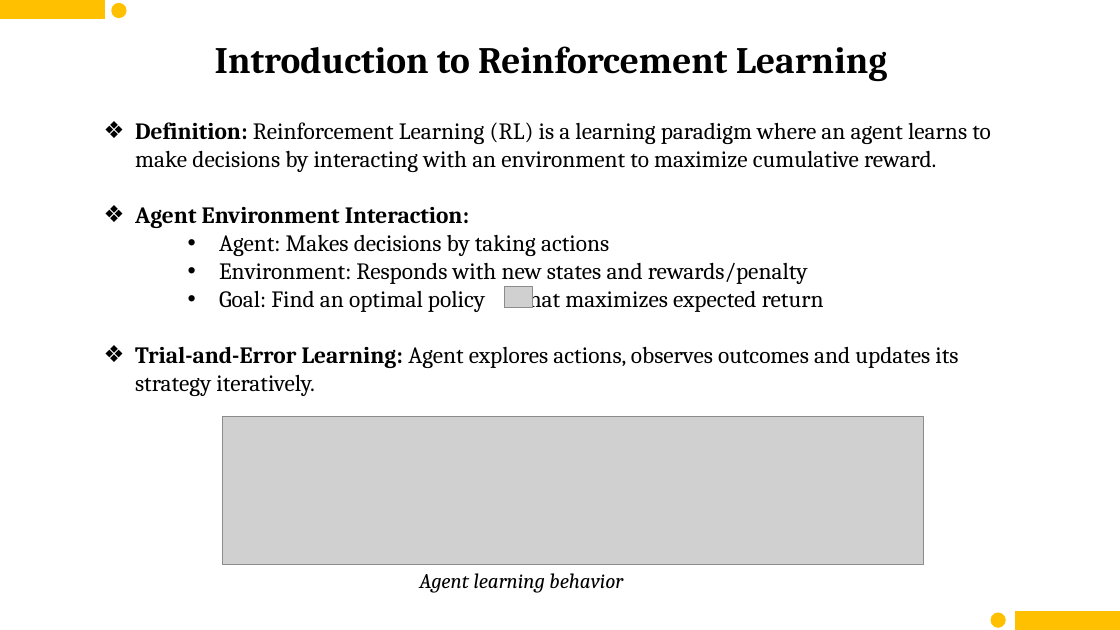
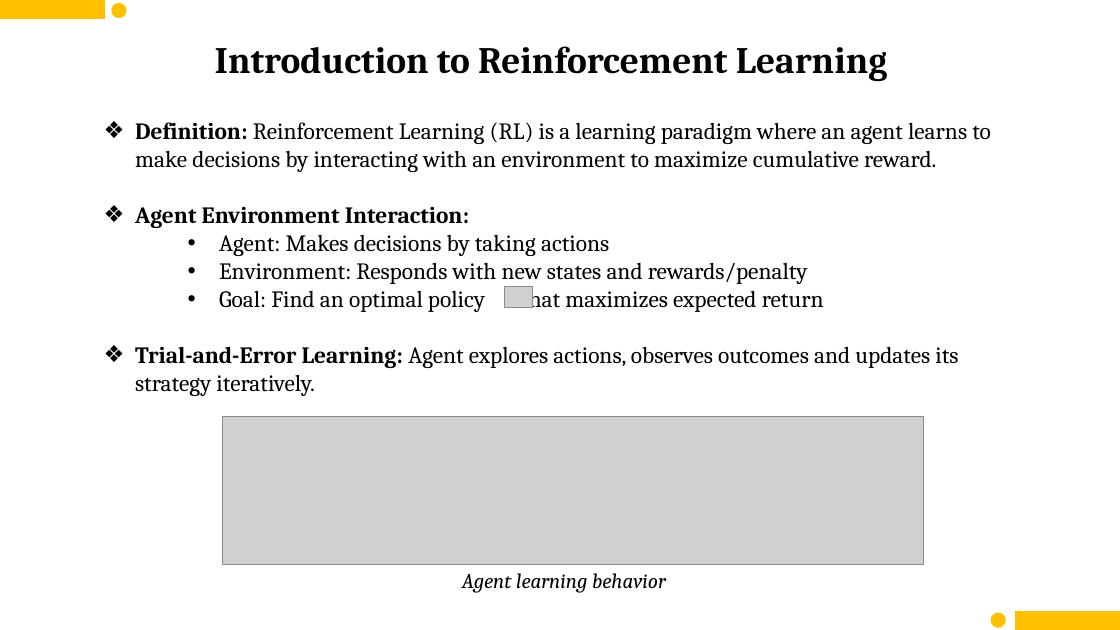
Before and after one commit to imshubhamcodex/ql--resources, a slide deck: slide 6 of mid_sem_RL.pptx. Drawn at 1120x630 pixels with LibreOffice and Linux fonts; fonts in the diff are those of the drawing; grey boxes stand for pictures. Boxes give left, top, right and bottom in pixels: in the first picture for what was removed or moved away, otherwise in the second. Text is boxed around its words. In the diff, an @@ line names an element or a change of style, - is before the commit and + after.

```diff
--- a/mid_sem_RL.pptx
+++ b/mid_sem_RL.pptx
@@ text "Agent learning behavior": place and size @@
-text "Agent learning behavior" at <box>419,573,623,593</box>
+text "Agent learning behavior" at <box>462,573,666,593</box>
```
Also in this commit, not shown: 7 other slides changed, 2 slides added.
